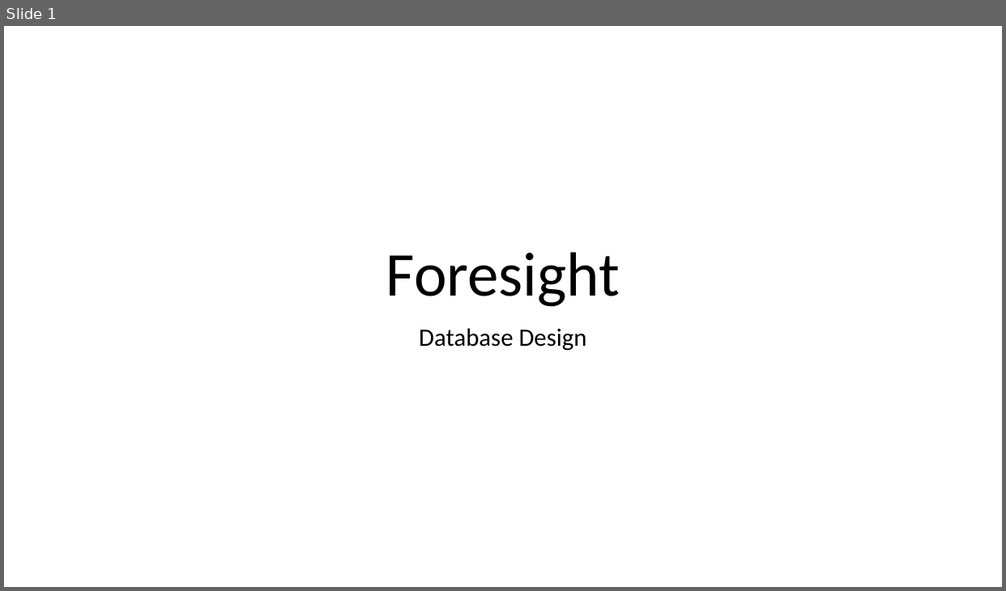
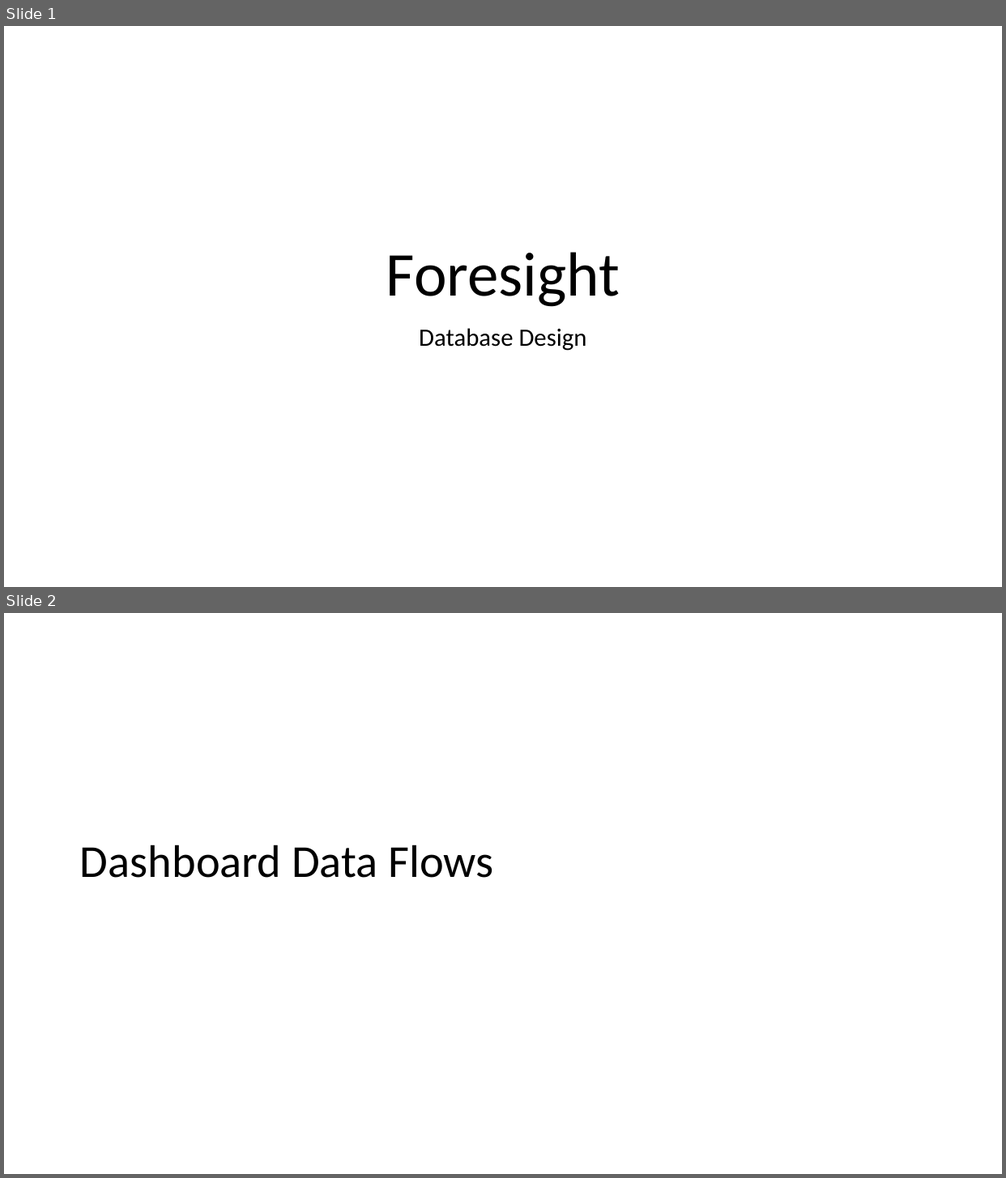
Before and after one commit to JGCRI/foresight, a slide deck: extras/database_design.pptx. Shown one above the other, each under a label of ours: slide 1 before the commit, slides 1 and 2 after it. The pictures are 1006x591 and 1006x1178 pixels, drawn with LibreOffice and Linux fonts; fonts in the diff are those of the drawing. Boxes give left, top, right and bottom in pixels: in the first picture for what was removed or moved away, otherwise in the second. Text is boxed around its words. In the diff, an @@ line names an element or a change of style, - is before the commit and + after.

```diff
--- a/extras/database_design.pptx
+++ b/extras/database_design.pptx
@@ slide 2 added at (4, 613, 1002, 1174), background #FFFFFF @@
@@ title added at (80, 845, 494, 878), 44 pt, text #000000 @@
+Dashboard Data Flows
```
Also in this commit, not shown: 1 other slide added, 53 other files.
